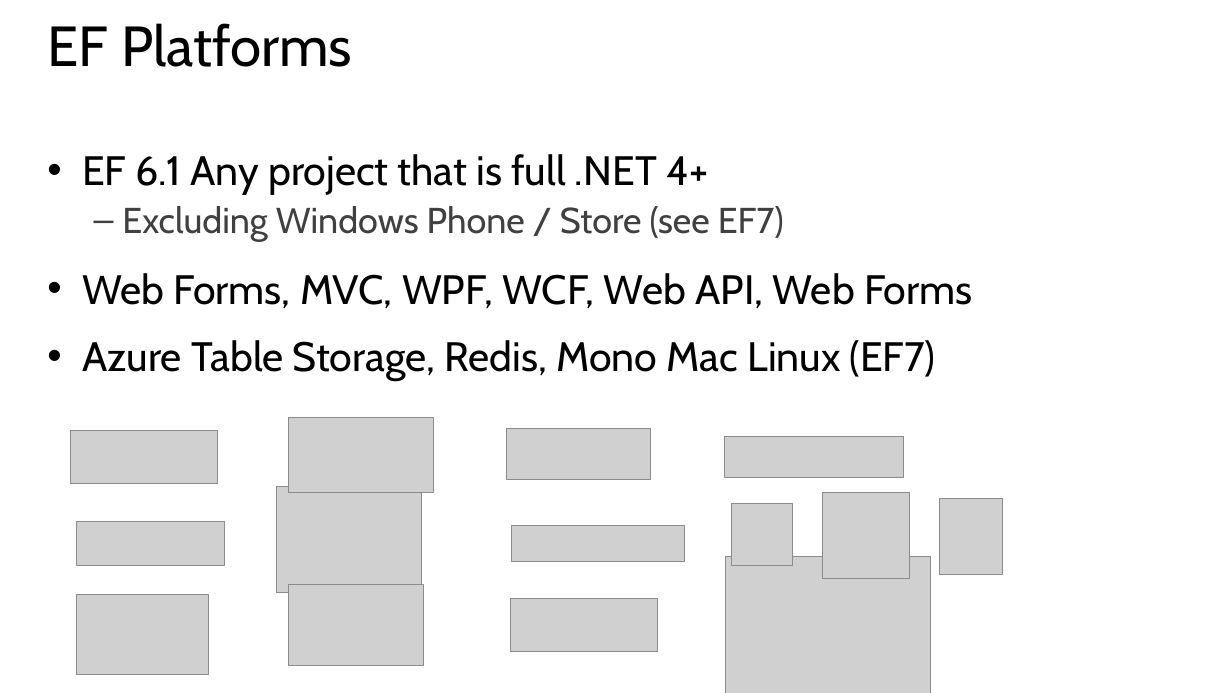
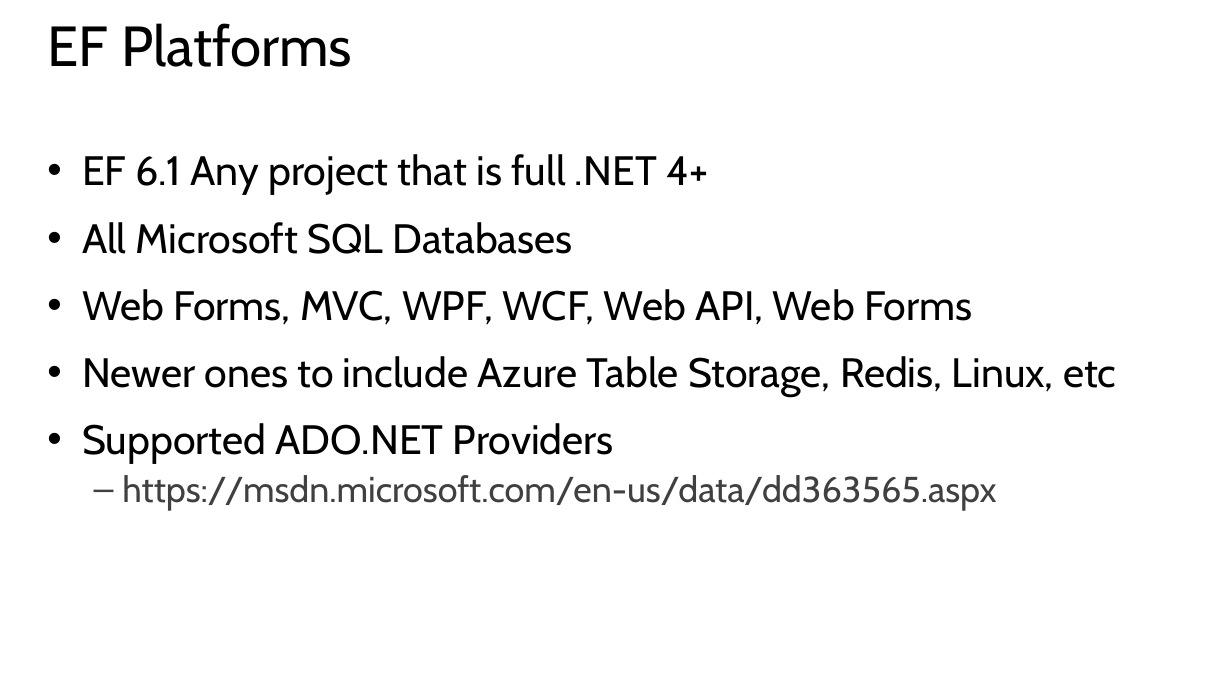
Before and after one commit to xuemiantao/EntityFramework, a slide deck: slide 8 of Slides/01 - Introduction to Entity Framework.pptx. Drawn at 1232x693 pixels with LibreOffice and Linux fonts; fonts in the diff are those of the drawing; grey boxes stand for pictures. Boxes give left, top, right and bottom in pixels: in the first picture for what was removed or moved away, otherwise in the second. Text is boxed around its words. In the diff, an @@ line names an element or a change of style, - is before the commit and + after.

```diff
--- a/Slides/01 - Introduction to Entity Framework.pptx
+++ b/Slides/01 - Introduction to Entity Framework.pptx
@@ text at (82, 222, 573, 254): text changed; size 28 to 32 pt; text colour #404040 to #000000 @@
-  – Excluding Windows Phone / Store (see EF7)
+• All Microsoft SQL Databases
@@ text at (82, 356, 1116, 511): text changed @@
-• Azure Table Storage, Redis, Mono Mac Linux (EF7)
+• Newer ones to include Azure Table Storage, Redis, Linux, etc
+• Supported ADO.NET Providers
+  – https://msdn.microsoft.com/en-us/data/dd363565.aspx
@@ picture removed at (288, 417, 433, 492) @@
@@ picture removed at (70, 431, 217, 483) @@
@@ picture removed at (506, 429, 651, 480) @@
@@ picture removed at (725, 436, 904, 478) @@
@@ picture removed at (277, 487, 421, 593) @@
@@ picture removed at (731, 504, 793, 566) @@
@@ picture removed at (823, 493, 910, 579) @@
@@ picture removed at (940, 498, 1004, 574) @@
@@ picture removed at (77, 522, 224, 566) @@
@@ picture removed at (511, 526, 685, 562) @@
@@ picture removed at (726, 557, 931, 693) @@
@@ picture removed at (77, 595, 209, 675) @@
@@ picture removed at (288, 585, 423, 666) @@
@@ picture removed at (511, 599, 658, 652) @@
```
Also in this commit, not shown: 3 other slides changed, 1 other file.
